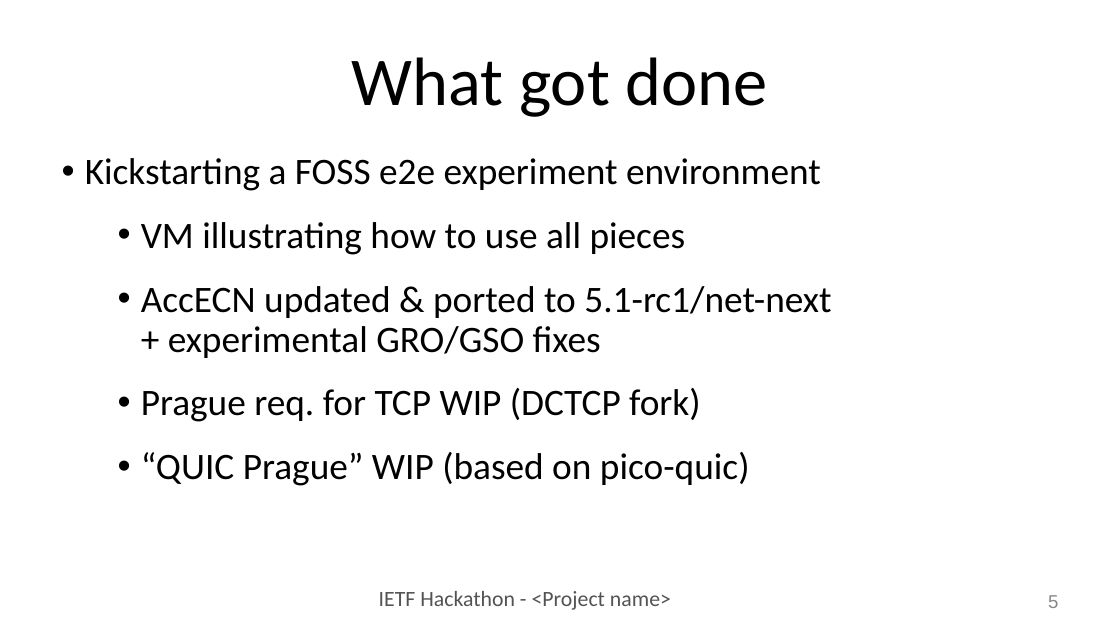
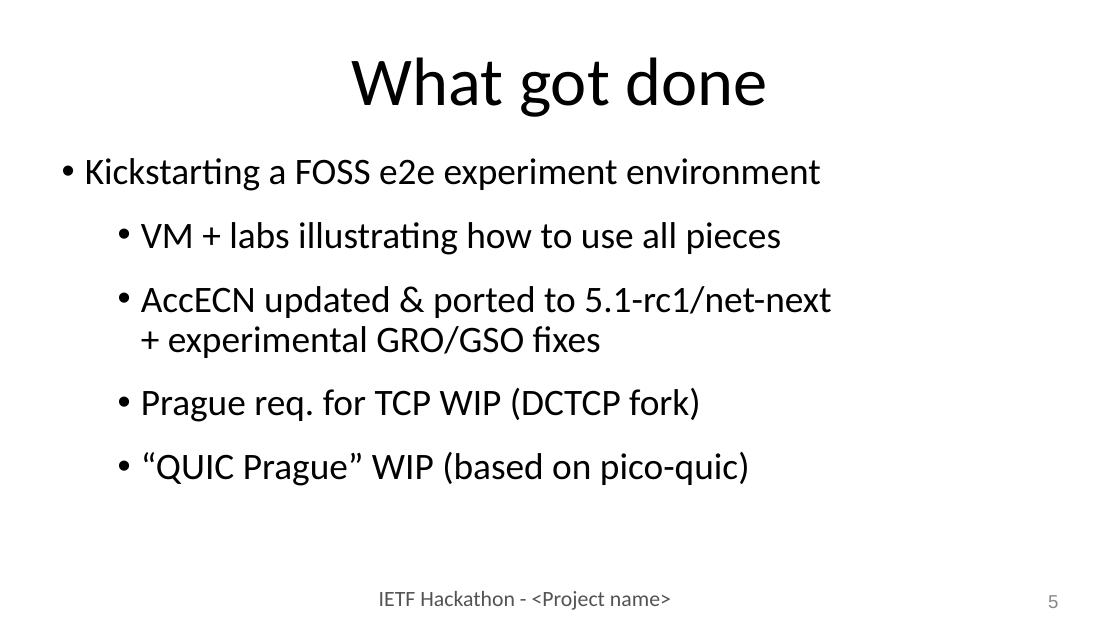
Before and after one commit to IETF-Hackathon/ietf104-project-presentations, a slide deck: slide 5 of l4s-hackathon-presentation-ietf104.pptx. Drawn at 1120x630 pixels with LibreOffice and Linux fonts; fonts in the diff are those of the drawing. Boxes give left, top, right and bottom in pixels: in the first picture for what was removed or moved away, otherwise in the second. Text is boxed around its words. In the diff, an @@ line names an element or a change of style, - is before the commit and + after.

```diff
--- a/l4s-hackathon-presentation-ietf104.pptx
+++ b/l4s-hackathon-presentation-ietf104.pptx
@@ text at (141,222,782,255): text changed @@
-  • VM illustrating how to use all pieces
+  • VM + labs illustrating how to use all pieces
```
Also in this commit, not shown: 2 other slides changed, 1 other file.
